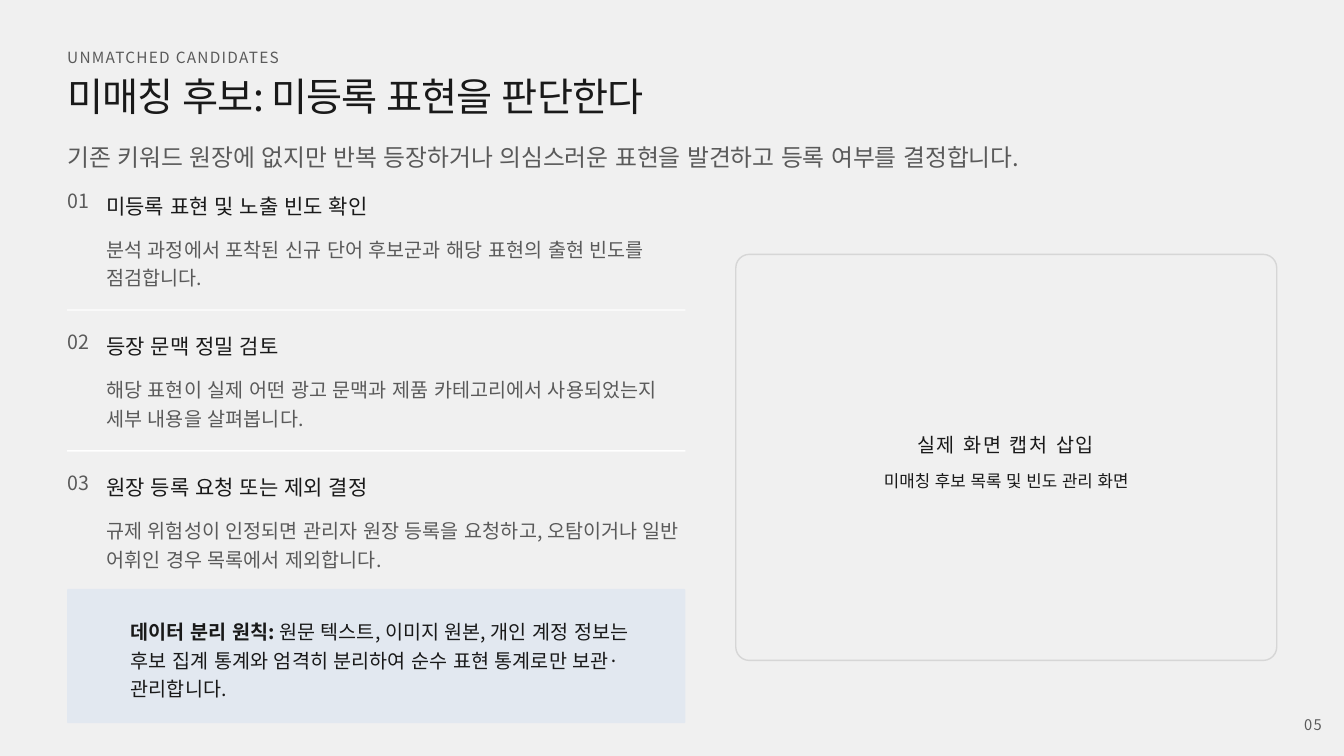
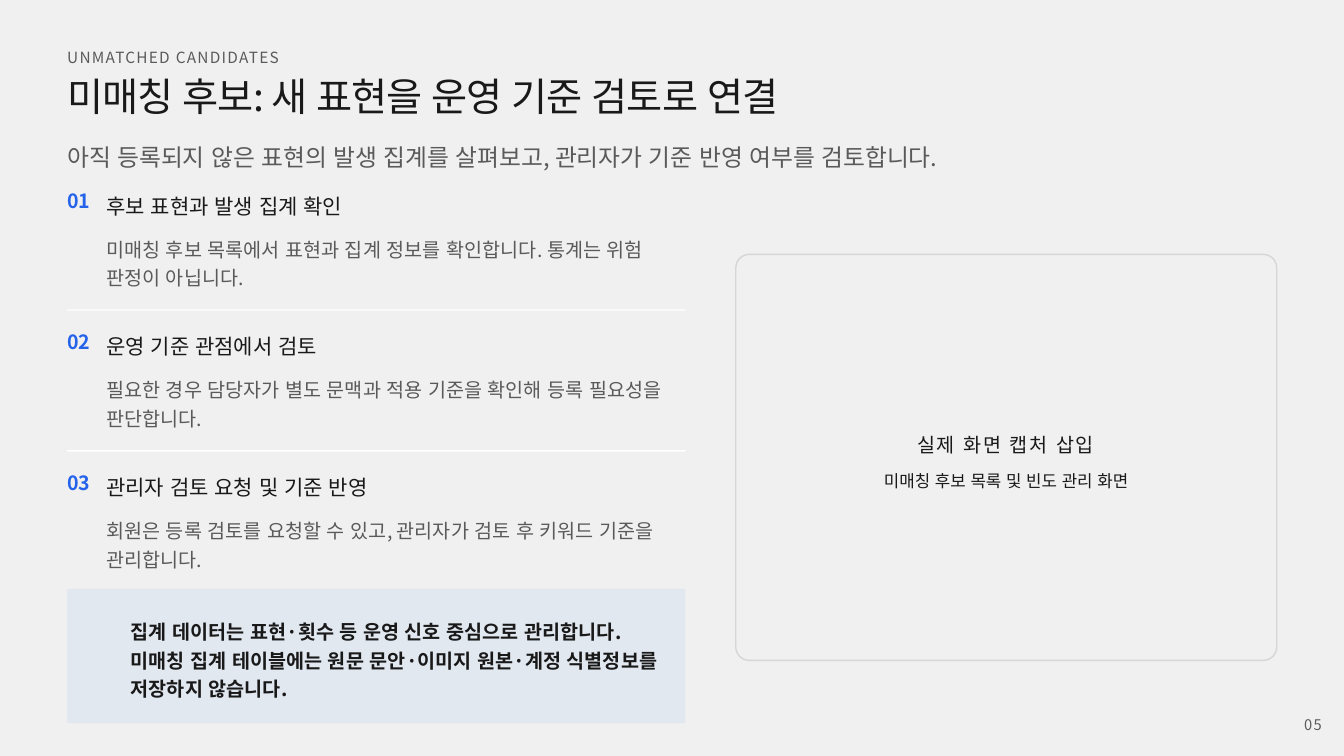
Before and after one commit to rlawlsgura-stack/keyword-risk-analyzer, a slide deck: slide 5 of docs/portfolio/keyword-risk-analyzer-blue-template-style.pptx. Drawn at 1344x756 pixels with LibreOffice and Linux fonts; fonts in the diff are those of the drawing; background and template pictures are left out. Boxes give left, top, right and bottom in pixels: in the first picture for what was removed or moved away, otherwise in the second. Text is boxed around its words. In the diff, an @@ line names an element or a change of style, - is before the commit and + after.

```diff
--- a/docs/portfolio/keyword-risk-analyzer-blue-template-style.pptx
+++ b/docs/portfolio/keyword-risk-analyzer-blue-template-style.pptx
@@ text at (67, 78, 778, 114): text changed @@
-미매칭 후보: 미등록 표현을 판단한다
+미매칭 후보: 새 표현을 운영 기준 검토로 연결
@@ text at (67, 146, 938, 170): text changed @@
-기존 키워드 원장에 없지만 반복 등장하거나 의심스러운 표현을 발견하고 등록 여부를 결정합니다.
+아직 등록되지 않은 표현의 발생 집계를 살펴보고, 관리자가 기준 반영 여부를 검토합니다.
@@ text at (106, 196, 343, 216): text changed @@
-미등록 표현 및 노출 빈도 확인
+후보 표현과 발생 집계 확인
@@ text at (106, 240, 643, 287): text changed @@
-분석 과정에서 포착된 신규 단어 후보군과 해당 표현의 출현 빈도를 점검합니다.
+미매칭 후보 목록에서 표현과 집계 정보를 확인합니다. 통계는 위험 판정이 아닙니다.
@@ text at (106, 336, 317, 356): text changed @@
-등장 문맥 정밀 검토
+운영 기준 관점에서 검토
@@ text at (106, 380, 661, 428): text changed @@
-해당 표현이 실제 어떤 광고 문맥과 제품 카테고리에서 사용되었는지 세부 내용을 살펴봅니다.
+필요한 경우 담당자가 별도 문맥과 적용 기준을 확인해 등록 필요성을 판단합니다.
@@ text colour #5A5A5A to #2563EB, bold on in 3 elements at (67, 193, 90, 209), (67, 334, 90, 350), (67, 475, 90, 491) @@
@@ text at (106, 477, 368, 497): text changed @@
-원장 등록 요청 또는 제외 결정
+관리자 검토 요청 및 기준 반영
@@ text at (106, 521, 653, 569): text changed @@
-규제 위험성이 인정되면 관리자 원장 등록을 요청하고, 오탐이거나 일반 어휘인 경우 목록에서 제외합니다.
+회원은 등록 검토를 요청할 수 있고, 관리자가 검토 후 키워드 기준을 관리합니다.
@@ text at (131, 622, 657, 698): text changed; bold on @@
-데이터 분리 원칙: 원문 텍스트, 이미지 원본, 개인 계정 정보는 후보 집계 통계와 엄격히 분리하여 순수 표현 통계로만 보관·관리합니다.
+집계 데이터는 표현·횟수 등 운영 신호 중심으로 관리합니다. 미매칭 집계 테이블에는 원문 문안·이미지 원본·계정 식별정보를 저장하지 않습니다.
```
Also in this commit, not shown: 9 other slides changed, 1 other file.
